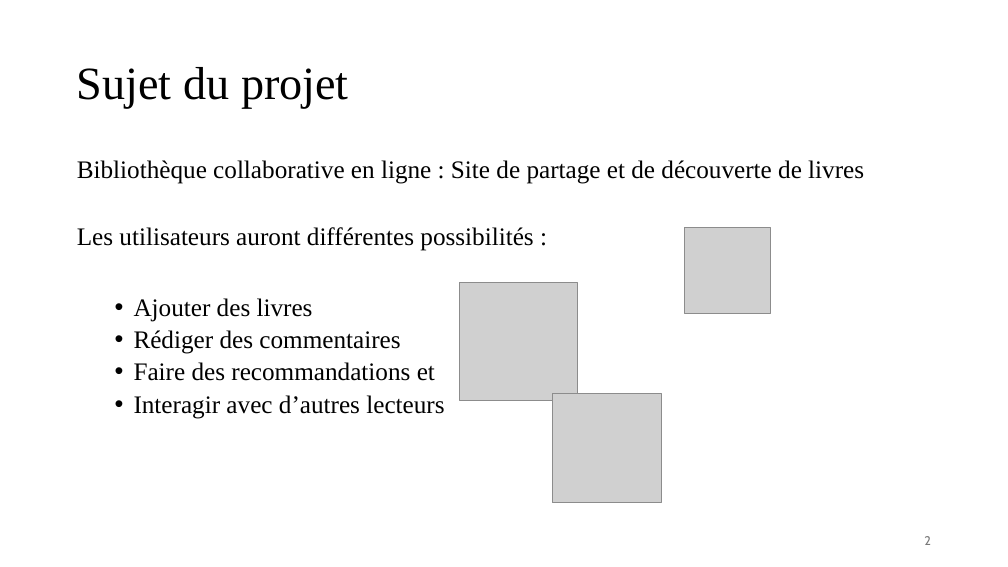
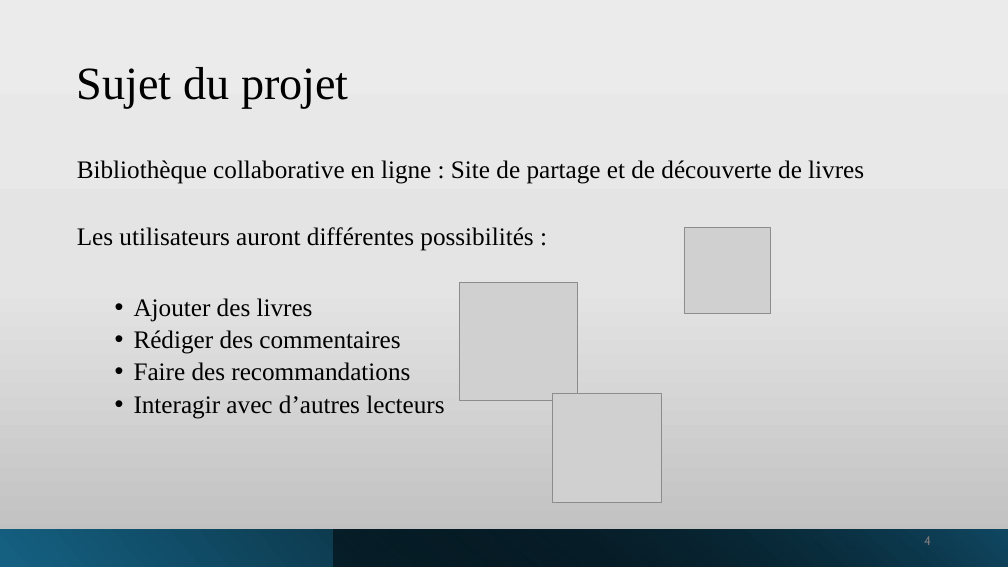
Before and after one commit to manelbenhamouda/projets-CDA, a slide deck: slide 4 of Diaporama_Haldan.pptx (slide 2 before the commit). Drawn at 1008x567 pixels with LibreOffice and Linux fonts; fonts in the diff are those of the drawing; grey boxes stand for pictures. Boxes give left, top, right and bottom in pixels: in the first picture for what was removed or moved away, otherwise in the second. Text is boxed around its words. In the diff, an @@ line names an element or a change of style, - is before the commit and + after.

```diff
--- a/Diaporama_Haldan.pptx
+++ b/Diaporama_Haldan.pptx
@@ background #FFFFFF to gradient #ECECEC to #E5E5E5 to #BEBEBE @@
@@ text "Bibliothèque collaborative en ligne : ..." at bbox=[77, 160, 864, 184]: alignment left to justified @@
@@ text at bbox=[77, 227, 533, 419]: alignment left to justified @@
@@ text at bbox=[134, 362, 410, 381]: text changed @@
-  • Faire des recommandations et
+  • Faire des recommandations
@@ rectangle added at bbox=[0, 529, 1008, 567], fill gradient #156082 to #000000 @@
@@ rectangle added at bbox=[334, 529, 1008, 567], fill gradient #000000 to #104862 @@
@@ page number at bbox=[924, 536, 931, 545]: text changed @@
-2
+4
```
Also in this commit, not shown: 7 other slides changed, 13 slides added.
